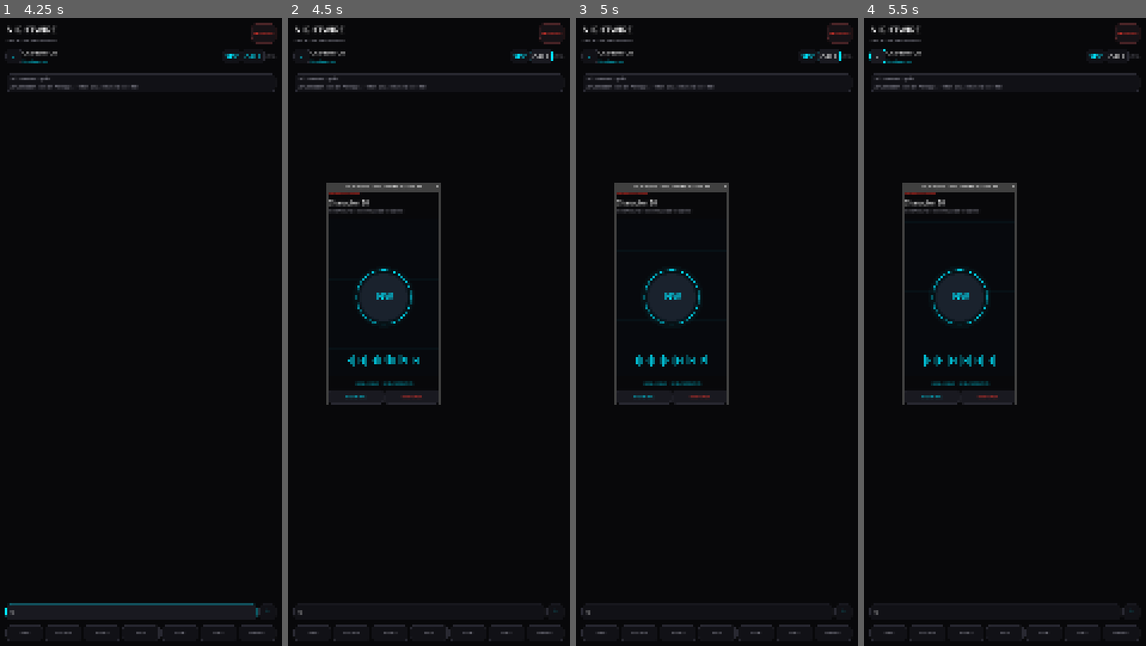
Above: before the commit, frames 1-4 (left to right).
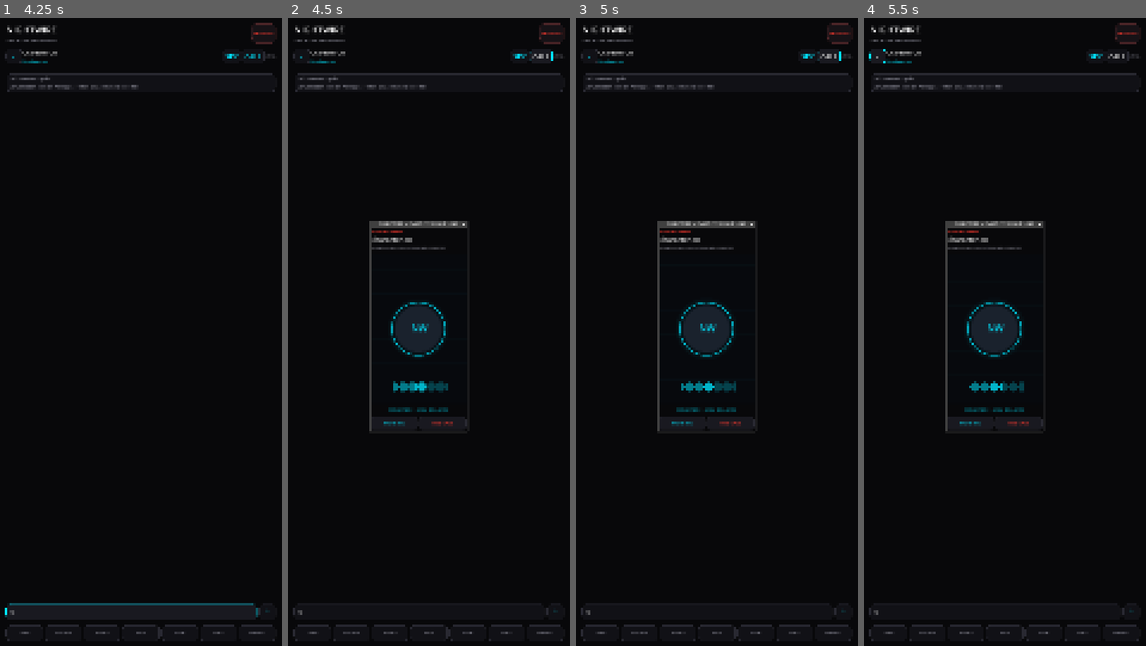
Above: after the commit, the same moments.

Repository: Nahiyan-WAE-Teams/NIGHTWIRE-GAME
Game: Godot game, scene res://scenes/main.tscn
Two runs of this game, one before a commit and one after it. Both use one fixed random seed, a clock stepped at 60 frames per second and the inputs below.
Inputs (mouse positions are in pixels of both pictures, inside the frame that each line leads up to):
- Up to frame 1 (4.25 s): click "STORY" at 0.5 s; click "STORY" at 1.25 s; click "CHATS" at 2 s; click (141, 87) at 2.77 s; click (132, 608) at 3.52 s; type "12" at 3.6 s
- Up to frame 2 (4.5 s): click "CALL" at 4.25 s
- Up to frame 3 (5 s): no input
- Up to frame 4 (5.5 s): click "‹" at 5 s

Frame 1 is identical in both runs. In frame 2, 5.5% of the frame differs, in the area x 13-64%, y 26-66%; in frame 3, 5.4%; in frame 4, 5.5%.

Commit message:
fix: make investigation map and viewers fit portrait mobile screens

Diff:
--- a/scripts/ui/evidence_board.gd
+++ b/scripts/ui/evidence_board.gd
@@ -2,63 +2,81 @@
 
 signal evidence_selected(record: Dictionary)
 
-const CARD_WIDTH: float = 310.0
 const CARD_HEIGHT: float = 154.0
-const COLUMN_GAP: float = 24.0
-const ROW_GAP: float = 34.0
+const COLUMN_GAP: float = 16.0
+const ROW_GAP: float = 28.0
 const BOARD_INSET: float = 12.0
 
 var records: Array[Dictionary] = []
+var card_buttons: Array[Button] = []
 
 func _ready() -> void:
-	custom_minimum_size = Vector2(1000.0, maxf(220.0, _row_count() * (CARD_HEIGHT + ROW_GAP) + 32.0))
+	custom_minimum_size = Vector2(440.0, 220.0)
 	_build_cards()
+	resized.connect(_layout_cards)
+	_layout_cards()
 	queue_redraw()
 
+func _column_count() -> int:
+	return 3 if size.x >= 780.0 else 2
+
+func _card_width() -> float:
+	var columns: int = _column_count()
+	var available: float = maxf(size.x, 440.0)
+	return maxf(150.0, (available - BOARD_INSET * 2.0 - COLUMN_GAP * float(columns - 1)) / float(columns))
+
 func _row_count() -> int:
-	return ceili(float(records.size()) / 3.0)
+	return ceili(float(records.size()) / float(_column_count()))
 
 func _card_position(index: int) -> Vector2:
-	var column: int = index % 3
-	var row: int = index / 3
-	return Vector2(BOARD_INSET + column * (CARD_WIDTH + COLUMN_GAP), BOARD_INSET + row * (CARD_HEIGHT + ROW_GAP))
+	var columns: int = _column_count()
+	var column: int = index % columns
+	var row: int = index / columns
+	return Vector2(BOARD_INSET + float(column) * (_card_width() + COLUMN_GAP), BOARD_INSET + float(row) * (CARD_HEIGHT + ROW_GAP))
 
 func _draw() -> void:
 	for index: int in range(records.size() - 1):
-		var start: Vector2 = _card_position(index) + Vector2(CARD_WIDTH * 0.5, CARD_HEIGHT * 0.5)
-		var finish: Vector2 = _card_position(index + 1) + Vector2(CARD_WIDTH * 0.5, CARD_HEIGHT * 0.5)
+		var start: Vector2 = _card_position(index) + Vector2(_card_width() * 0.5, CARD_HEIGHT * 0.5)
+		var finish: Vector2 = _card_position(index + 1) + Vector2(_card_width() * 0.5, CARD_HEIGHT * 0.5)
 		draw_line(start, finish, Color("#8D292B"), 3.0, true)
 		draw_circle(start, 5.0, Color("#FF3B30"))
 	if not records.is_empty():
-		var last: Vector2 = _card_position(records.size() - 1) + Vector2(CARD_WIDTH * 0.5, CARD_HEIGHT * 0.5)
+		var last: Vector2 = _card_position(records.size() - 1) + Vector2(_card_width() * 0.5, CARD_HEIGHT * 0.5)
 		draw_circle(last, 5.0, Color("#FF3B30"))
 
 func _build_cards() -> void:
-	for index: int in range(records.size()):
-		var record: Dictionary = records[index]
+	for record: Dictionary in records:
 		var card: Button = Button.new()
-		card.position = _card_position(index)
-		card.custom_minimum_size = Vector2(CARD_WIDTH, CARD_HEIGHT)
-		card.size = card.custom_minimum_size
+		card.custom_minimum_size.y = CARD_HEIGHT
 		card.text = "▰  " + str(record.get("title", "Evidence")) + "\\n\\n" + str(record.get("description", "Unclassified clue"))
 		card.alignment = HORIZONTAL_ALIGNMENT_LEFT
-		card.add_theme_font_size_override("font_size", 16)
+		card.add_theme_font_size_override("font_size", 14)
 		card.add_theme_color_override("font_color", Color("#EAEAEA"))
 		var style: StyleBoxFlat = StyleBoxFlat.new()
 		style.bg_color = Color("#17171D")
 		style.border_color = Color("#633033")
 		style.set_border_width_all(2)
 		style.set_corner_radius_all(10)
-		style.content_margin_left = 14.0
-		style.content_margin_right = 14.0
-		style.content_margin_top = 12.0
-		style.content_margin_bottom = 12.0
+		style.content_margin_left = 12.0
+		style.content_margin_right = 12.0
+		style.content_margin_top = 10.0
+		style.content_margin_bottom = 10.0
 		card.add_theme_stylebox_override("normal", style)
 		var hover: StyleBoxFlat = style.duplicate() as StyleBoxFlat
 		hover.border_color = Color("#FF3B30")
 		card.add_theme_stylebox_override("hover", hover)
 		card.pressed.connect(_select_record.bind(record))
+		card_buttons.append(card)
 		add_child(card)
+
+func _layout_cards() -> void:
+	for index: int in range(card_buttons.size()):
+		var card: Button = card_buttons[index]
+		card.position = _card_position(index)
+		card.custom_minimum_size = Vector2(_card_width(), CARD_HEIGHT)
+		card.size = card.custom_minimum_size
+	custom_minimum_size.y = maxf(220.0, float(_row_count()) * (CARD_HEIGHT + ROW_GAP) + BOARD_INSET * 2.0)
+	queue_redraw()
 
 func _select_record(record: Dictionary) -> void:
 	evidence_selected.emit(record)
--- a/scripts/ui/main.gd
+++ b/scripts/ui/main.gd
@@ -328,8 +328,8 @@
 		return
 	var window: Window = Window.new()
 	window.title = "NIGHTWIRE  /  IMAGE EVIDENCE"
-	window.size = Vector2i(900, 1100)
-	window.min_size = Vector2i(420, 560)
+	window.size = Vector2i(440, 760)
+	window.min_size = Vector2i(360, 560)
 	window.transient = true
 	window.exclusive = true
 	add_child(window)
@@ -380,14 +380,14 @@
 	var dialog: AcceptDialog = AcceptDialog.new()
 	dialog.title = "NIGHTWIRE  /  DOCUMENT"
 	var preview: RichTextLabel = RichTextLabel.new()
-	preview.custom_minimum_size = Vector2(680, 560)
+	preview.custom_minimum_size = Vector2(360, 520)
 	preview.bbcode_enabled = false
 	preview.text = content_text
 	preview.fit_content = false
 	dialog.add_child(preview)
 	add_child(dialog)
 	dialog.confirmed.connect(dialog.queue_free)
-	dialog.popup_centered(Vector2i(760, 720))
+	dialog.popup_centered(Vector2i(420, 700))
 
 func _show_media_error(title_text: String, detail: String) -> void:
 	var dialog: AcceptDialog = AcceptDialog.new()
@@ -402,8 +402,8 @@
 		return
 	var window: Window = Window.new()
 	window.title = "NIGHTWIRE  /  ENCRYPTED VOICE LINK"
-	window.size = Vector2i(760, 1040)
-	window.min_size = Vector2i(420, 680)
+	window.size = Vector2i(440, 760)
+	window.min_size = Vector2i(360, 560)
 	window.transient = true
 	window.exclusive = true
 	add_child(window)
--- a/scripts/ui/town_map.gd
+++ b/scripts/ui/town_map.gd
@@ -14,7 +14,7 @@
 var selected_id: String = ""
 
 func _ready() -> void:
-	custom_minimum_size = Vector2(900.0, 900.0)
+	custom_minimum_size = Vector2(440.0, 900.0)
 	load_location_data(DATA_PATH)
 	_build_pins()
 	resized.connect(_layout_pins)
